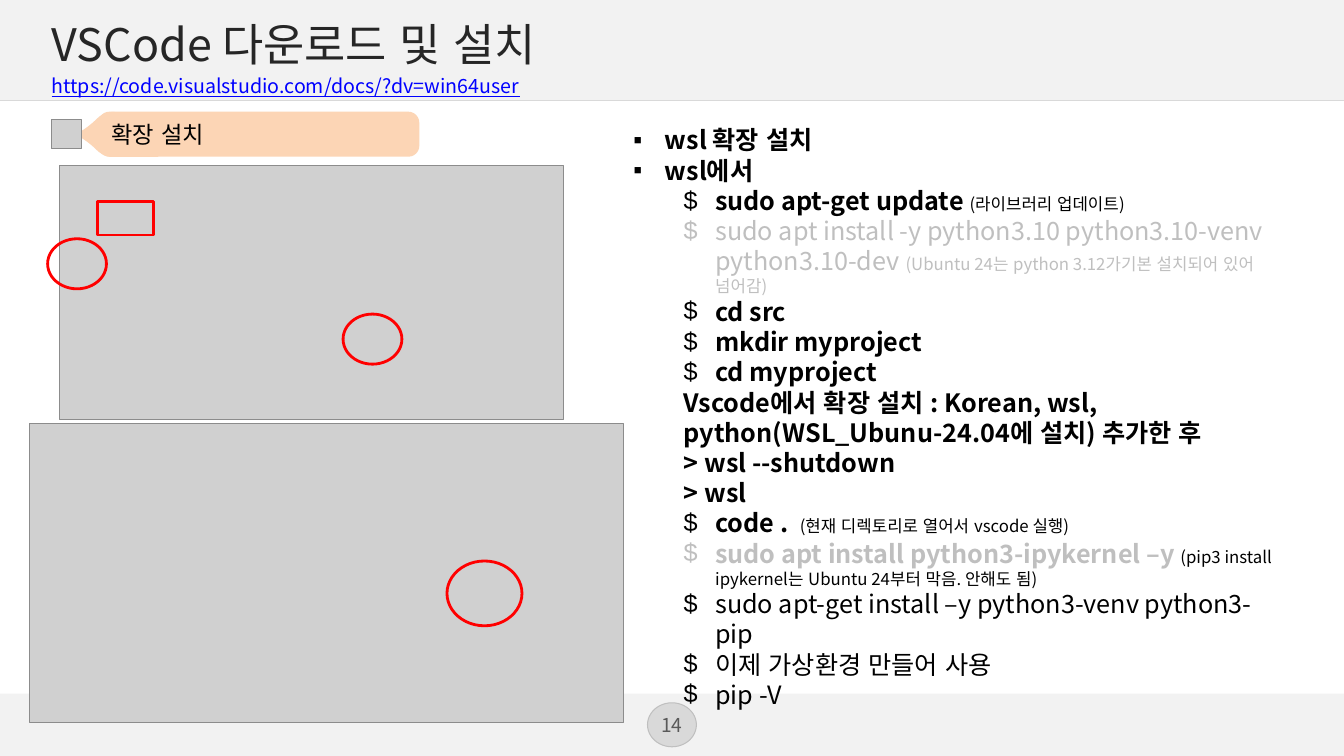
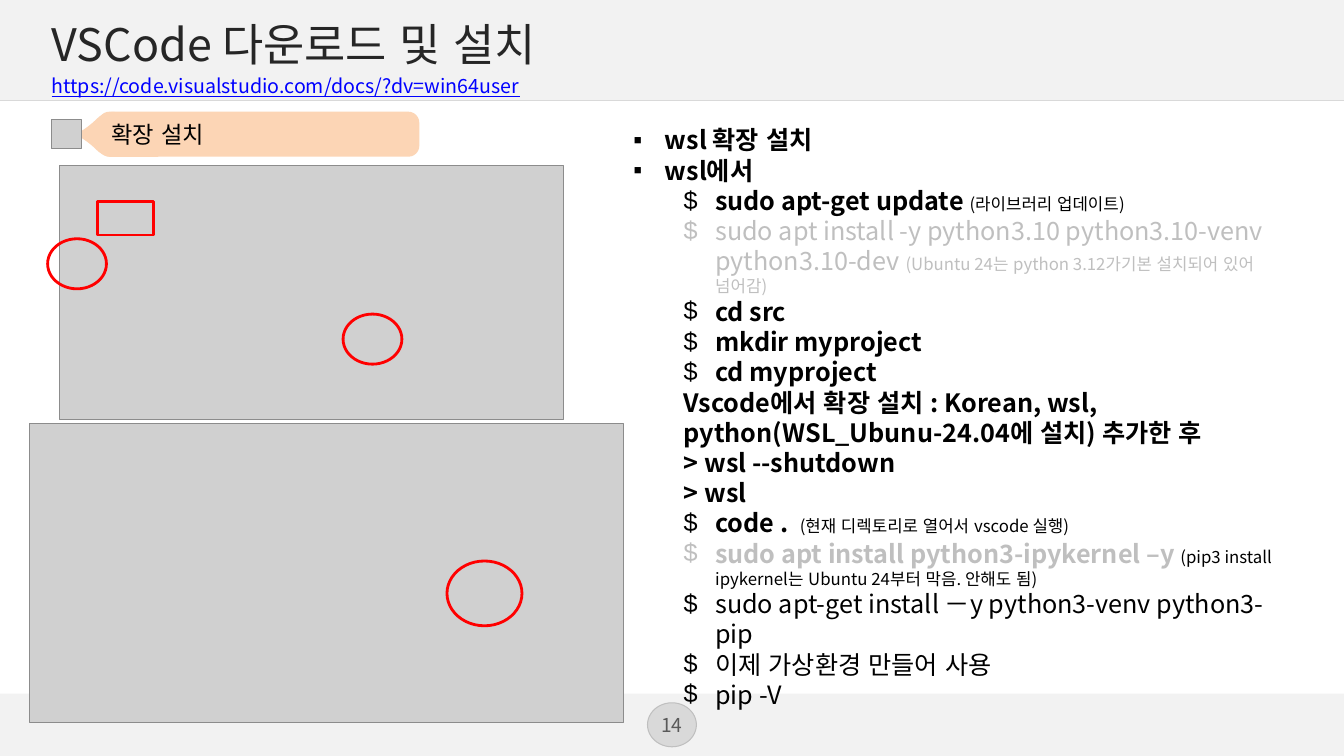
Before and after one commit to 4aix/ai, a slide deck: slide 14 of lecNote/0. Windows 11+3060 TI+WSL+Ubuntu24.04+tensorflow2.20 GPU 사용.pptx. Drawn at 1344x756 pixels with LibreOffice and Linux fonts; fonts in the diff are those of the drawing; grey boxes stand for pictures; background and template pictures are left out. Boxes give left, top, right and bottom in pixels: in the first picture for what was removed or moved away, otherwise in the second. Text is boxed around its words. In the diff, an @@ line names an element or a change of style, - is before the commit and + after.

```diff
--- a/lecNote/0. Windows 11+3060 TI+WSL+Ubuntu24.04+tensorflow2.20 GPU 사용.pptx
+++ b/lecNote/0. Windows 11+3060 TI+WSL+Ubuntu24.04+tensorflow2.20 GPU 사용.pptx
@@ text at <box>715,587,1264,649</box>: text changed @@
-  $ sudo apt-get install –y python3-venv python3-pip
+  $ sudo apt-get install －y python3-venv python3-pip
```
Also in this commit, not shown: 11 other files.
